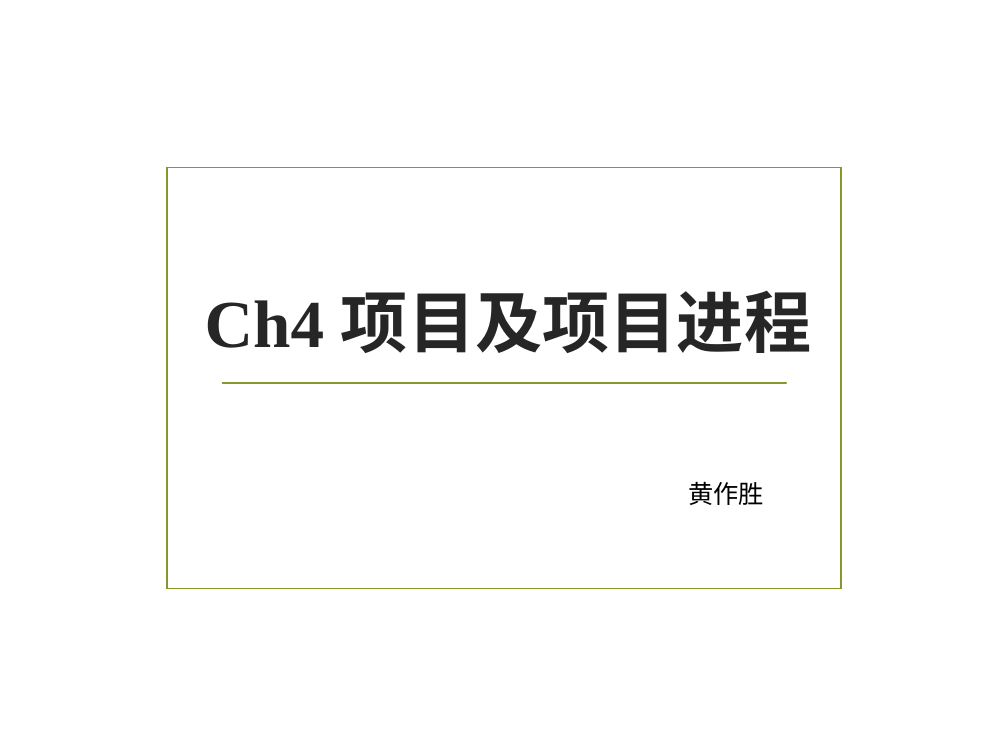
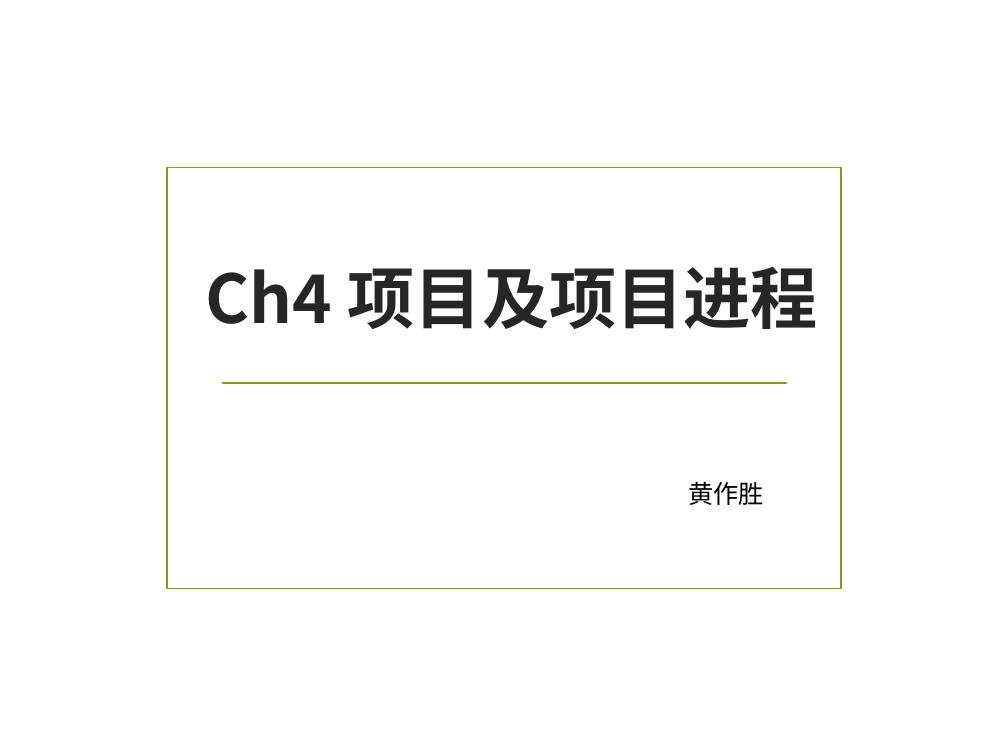
Before and after one commit to zuoshenghuang/curriculum, a slide deck: slide 1 of software/Ch_4_pro.pptx. Drawn at 1008x756 pixels with LibreOffice and Linux fonts; fonts in the diff are those of the drawing; background and template pictures are left out. Boxes give left, top, right and bottom in pixels: in the first picture for what was removed or moved away, otherwise in the second. Text is boxed around its words. In the diff, an @@ line names an element or a change of style, - is before the commit and + after.

```diff
--- a/software/Ch_4_pro.pptx
+++ b/software/Ch_4_pro.pptx
@@ title "Ch4 项目及项目进程": place and size @@
-title "Ch4 项目及项目进程" at bbox=[205, 290, 811, 353]
+title "Ch4 项目及项目进程" at bbox=[206, 266, 818, 329]
@@ title "Ch4 项目及项目进程" at bbox=[206, 266, 818, 329]: font Times New Roman to Noto Sans CJK SC @@
```
Also in this commit, not shown: 4 slides added, 9 other files.
